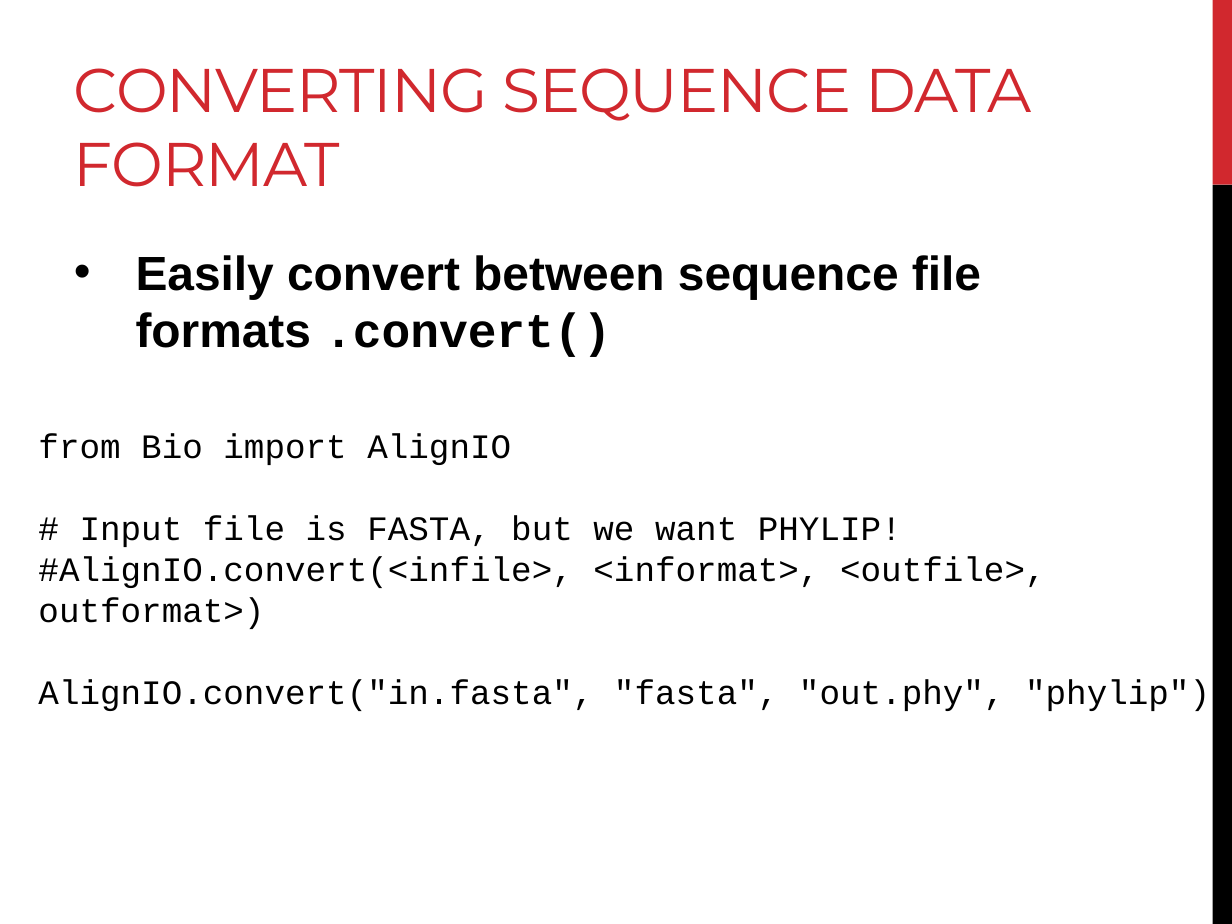
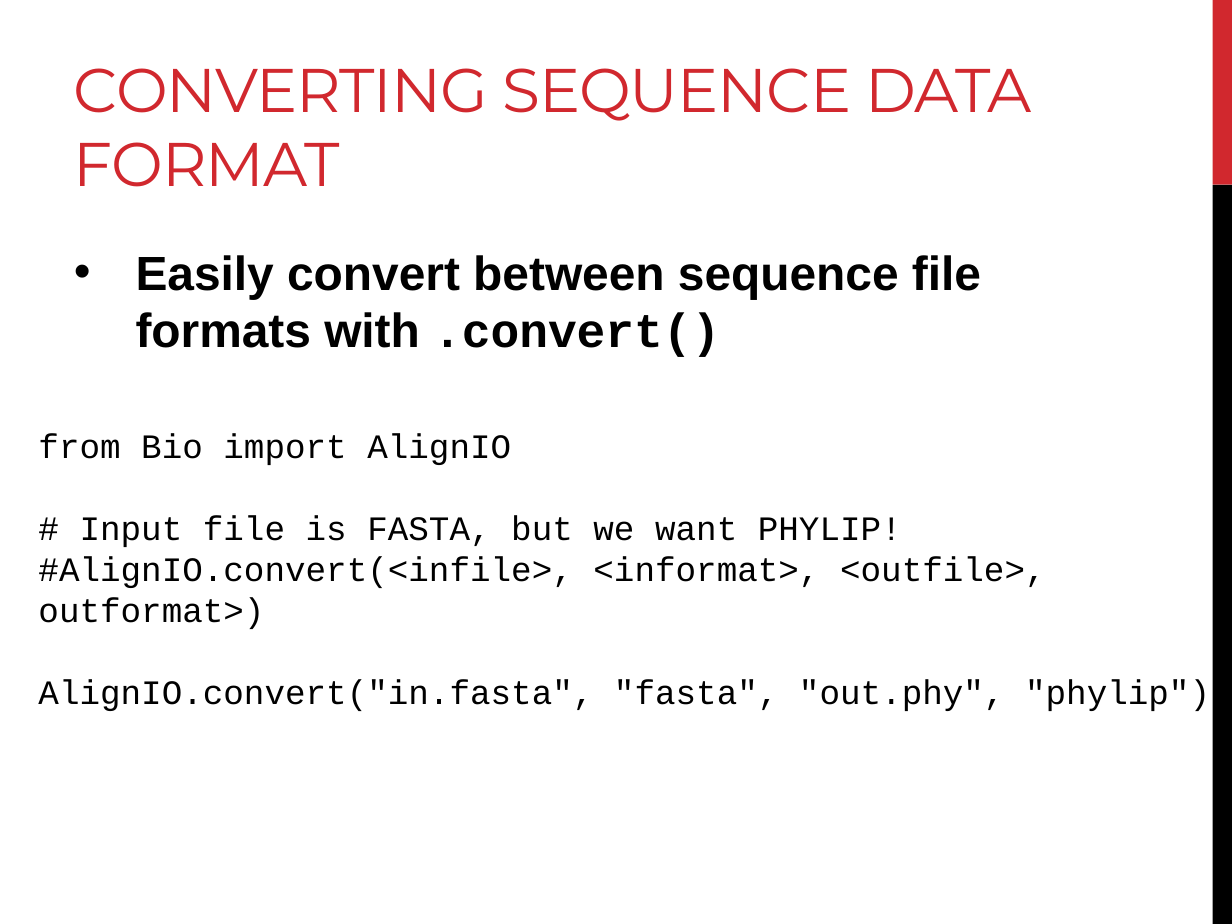
Before and after one commit to BjornFJohansson/ccbb_bigdata2015_python, a slide deck: slide 36 of slides/day4_slides.pptx (slide 35 before the commit). Drawn at 1232x924 pixels with LibreOffice and Linux fonts; fonts in the diff are those of the drawing. Boxes give left, top, right and bottom in pixels: in the first picture for what was removed or moved away, otherwise in the second. Text is boxed around its words. In the diff, an @@ line names an element or a change of style, - is before the commit and + after.

```diff
--- a/slides/day4_slides.pptx
+++ b/slides/day4_slides.pptx
@@ text at (136, 255, 981, 357): text changed @@
-• Easily convert between sequence file formats .convert()
+• Easily convert between sequence file formats with .convert()
```
Also in this commit, not shown: 1 slide added, 7 other files.
